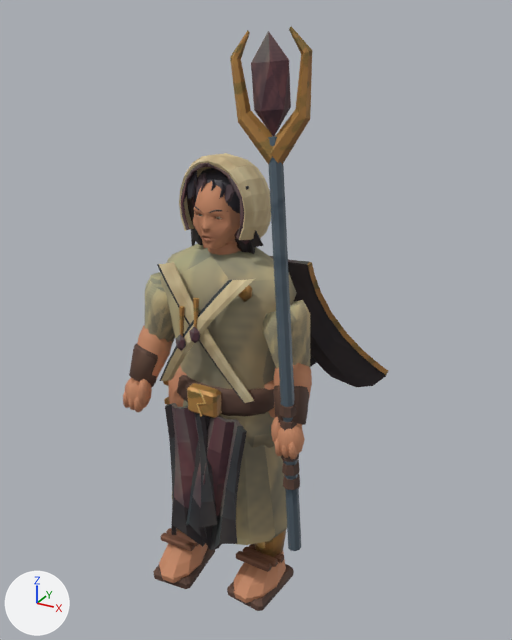
The glTF model public/assets/mobile/vesta.glb: old version first, new version second.
One viewpoint serves both versions: a 50 mm camera at (1.121, -1.825, 1.972) aimed at (0.045, 0.132, 0.994). The axes (+X, +Y, +Z) are drawn at lower left. The lights are the same throughout. The picture after the commit comes second. Vertices at exactly the same position are counted once.

Names of what the first picture shows: 'vesta'.
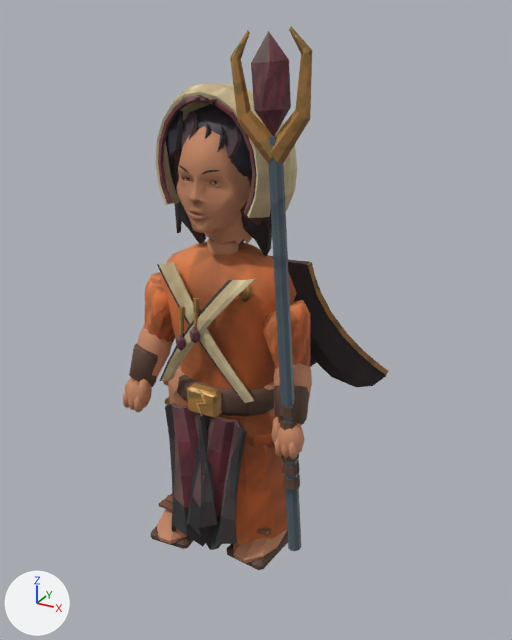
The newer file is also rescaled (x1.066), turned or shifted as a whole; pictures and numbers use the older file's frame.

What differs and where, as boxes [x1, y1, x2, y2] in the pictures (512 x 640 px; the box of a moved part takes in the faces that stretch with it):
'vesta', reshaped (7% shorter): before [123, 26, 388, 611]; after [123, 26, 388, 570]
part 1 of me_vesta_color_and_skin, moved or reshaped: before [195, 173, 206, 199]; after [167, 110, 183, 156]
part 2 of me_vesta_color_and_skin, moved or reshaped: before [211, 179, 216, 191]; after [180, 113, 197, 152]
part 3 of me_vesta_color_and_skin, moved or reshaped: before [219, 182, 225, 199]; after [205, 122, 212, 139]
part 4 of me_vesta_color_and_skin, moved or reshaped: before [224, 183, 235, 203]; after [217, 126, 226, 152]
part 5 of me_vesta_color_and_skin, added: after [225, 126, 241, 158]
part 6 of me_vesta_color_and_skin, moved or reshaped: before [153, 547, 215, 589]; after [151, 526, 194, 549]
part 7 of me_vesta_color_and_skin, moved or reshaped: before [227, 564, 294, 611]; after [227, 531, 288, 570]
part 8 of me_vesta_color_and_skin, rebuilt (not visible afterwards): before [254, 530, 286, 557]
part 9 of me_vesta_color_and_skin, deleted: before [159, 206, 286, 603]
part 10 of me_vesta_color_and_skin, moved or reshaped: before [130, 26, 385, 464]; after [152, 83, 297, 563]
part 11 of me_vesta_color_and_skin, surface changed: [142, 243, 330, 550] in both
part 12 of me_vesta_color_and_skin, recoloured: [145, 33, 314, 549] in both

Patch to the scene script:
```diff
--- a/public/assets/mobile/vesta.glb.py
+++ b/public/assets/mobile/vesta.glb.py
@@ me_vesta_color_and_skin @@
 # used by ob_vesta; location = (0.0, 0.0, 0.0)
-me_vesta_color_and_skin.from_pydata(...)  # 3090 vertices, 5833 faces; spans x -0.34..0.44, y -0.23..0.46, z -0.01..1.93
+me_vesta_color_and_skin.from_pydata(...)  # 3091 vertices, 5834 faces; spans x -0.34..0.44, y -0.23..0.46, z 0.18..1.93
+# me_vesta_color_and_skin part 1: the loose piece of 10 vertices spanning x -0.06..-0.01, y -0.08..-0.04, z 1.44..1.52 is scaled about its middle by (1.5, 1.32, 1.76), then moved by (-0.07, -0.02, 0.15)
+# me_vesta_color_and_skin part 2: the loose piece of 10 vertices spanning x -0.03..0.02, y -0.08..-0.04, z 1.43..1.52 is scaled about its middle by (1.5, 1.29, 1.45), then moved by (-0.05, -0.02, 0.16)
+# me_vesta_color_and_skin part 3: the loose piece of 10 vertices spanning x 0.0..0.05, y -0.08..-0.04, z 1.43..1.51 is scaled about its middle by (1.5, 1.6, 1.55), then moved by (-0.04, -0.03, 0.16)
+# me_vesta_color_and_skin part 4: the loose piece of 10 vertices spanning x 0.03..0.08, y -0.07..-0.04, z 1.44..1.51 is scaled about its middle by (1.5, 1.65, 1.9), then moved by (-0.02, -0.03, 0.14)
+# me_vesta_color_and_skin part 5: the loose piece of 10 vertices spanning x 0.03..0.08, y -0.07..-0.04, z 1.44..1.51 is copied, and the copy is scaled about its middle by 1.5, then moved by (0.03, -0.02, 0.15); it spans x 0.05..0.12, y -0.11..-0.05, z 1.57..1.67
+# me_vesta_color_and_skin part 6: the loose piece of 32 vertices spanning x -0.24..-0.07, y -0.2..0.05, z -0.01..0.04 is moved by (0.0, 0.0, 0.19)
+# me_vesta_color_and_skin part 7: the loose piece of 32 vertices spanning x 0.07..0.24, y -0.15..0.1, z -0.01..0.04 is moved by (0.0, 0.0, 0.19)
+# me_vesta_color_and_skin part 8: the loose piece of 40 vertices spanning x 0.08..0.22, y -0.04..0.1, z 0.1..0.44 is rebuilt with 39 vertices and now spans x 0.08..0.22, y -0.04..0.1, z 0.27..0.53
+# me_vesta_color_and_skin part 9: 14 loose pieces with 288 vertices, spanning x -0.23..0.23, y -0.21..0.1, z 0.03..1.43, are deleted
+# me_vesta_color_and_skin part 10: 52 vertices moved from x -0.22..0.22, y -0.1..0.14, z 0.34..1.46 to x -0.22..0.22, y -0.1..0.14, z 0.45..1.46; 867 vertices removed from x -0.3..0.38, y -0.16..0.43, z 0.34..1.93; 1123 vertices added at x -0.31..0.23, y -0.21..0.22, z 0.21..1.78
+# me_vesta_color_and_skin part 11: 1911 kept faces spanning x -0.34..0.4, y -0.23..0.45, z 0.2..1.41 get new texture (UV) coordinates
+# me_vesta_color_and_skin part 12: 1253 kept faces spanning x -0.34..0.44, y -0.23..0.46, z 0.2..1.93 get new vertex colours
+# other edits to the shape of me_vesta_color_and_skin do not show in these pictures
 me_vesta_color_and_skin.materials.append(mat_painted_metal_edges__textile_and_clay)
```
